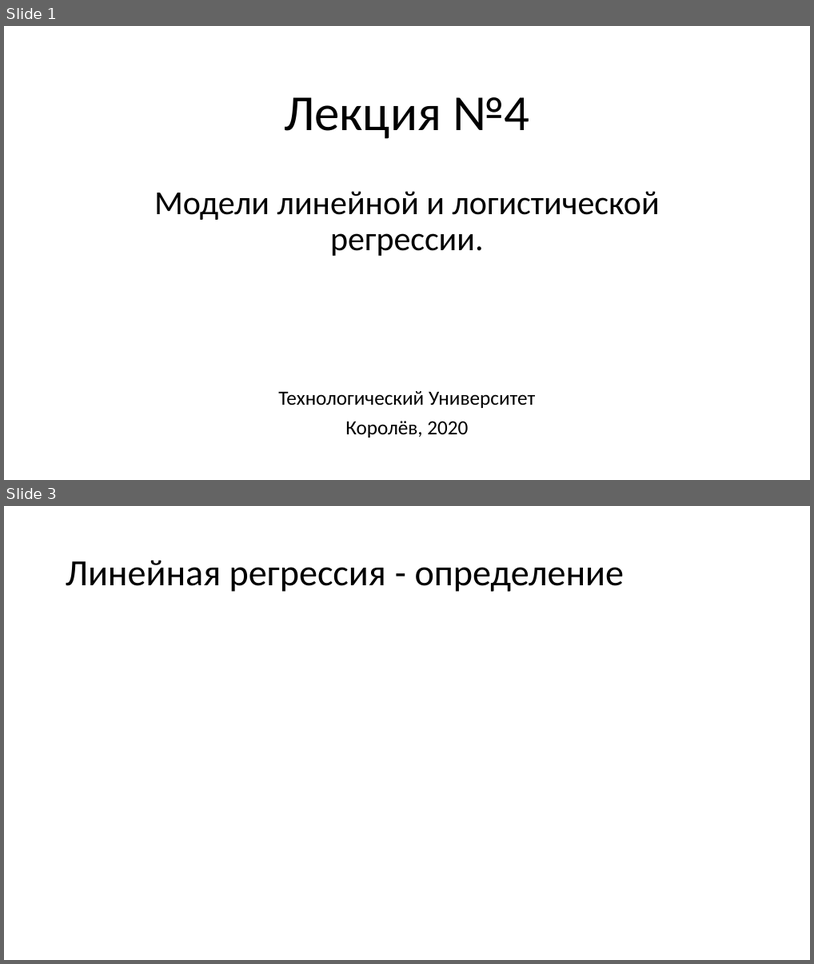
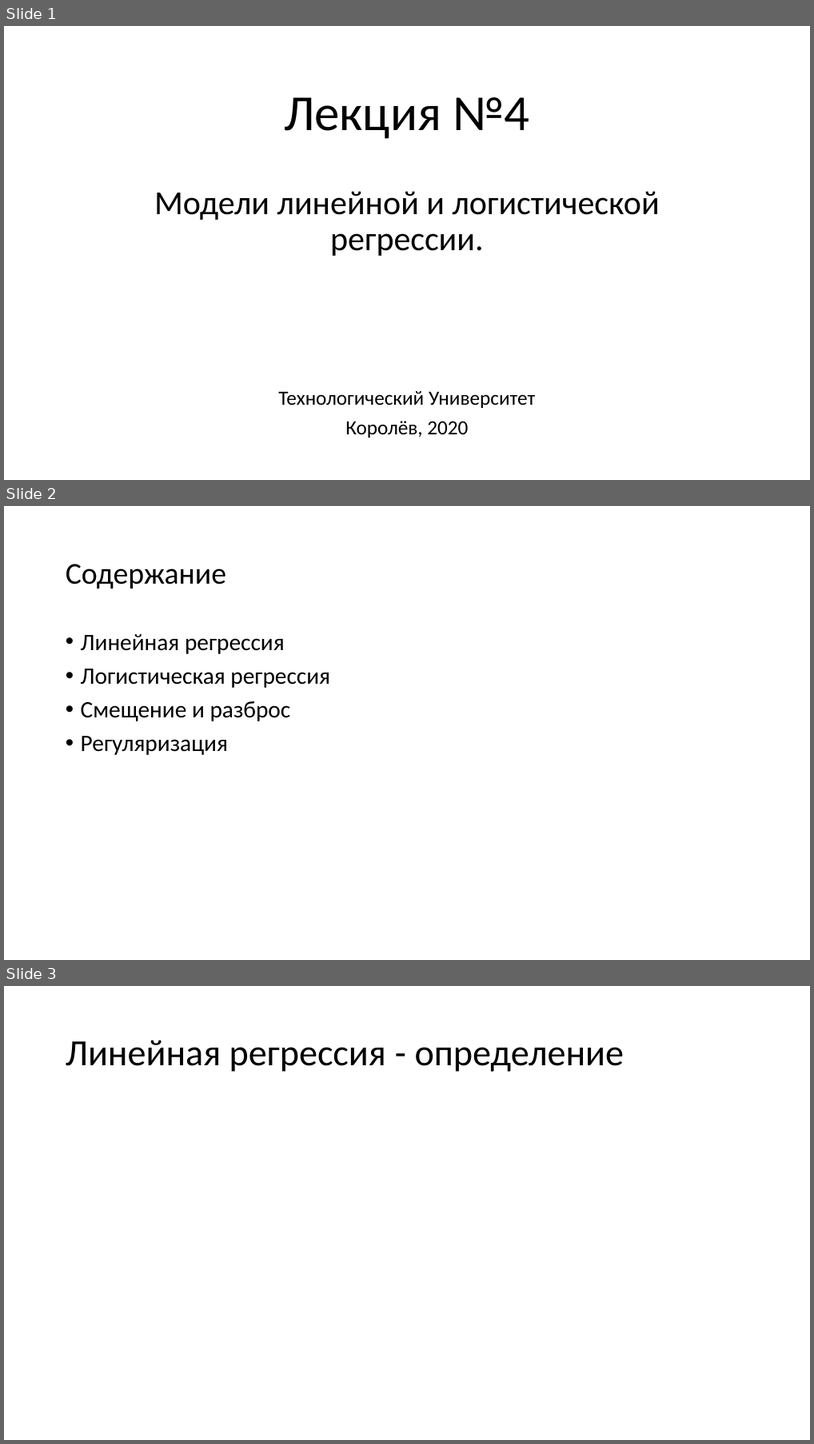
Before and after one commit to mosalov/AI_main_lectures, a slide deck: Лекция 4 21_10_2020.pptx. Shown one above the other, each under a label of ours: slides 1 and 3 before the commit, slides 1, 2 and 3 after it; the slides between them are not shown. The pictures are 814x964 and 814x1444 pixels, drawn with LibreOffice and Linux fonts; fonts in the diff are those of the drawing; grey boxes stand for pictures. Boxes give left, top, right and bottom in pixels: in the first picture for what was removed or moved away, otherwise in the second. Text is boxed around its words. In the diff, an @@ line names an element or a change of style, - is before the commit and + after.

```diff
--- a/Лекция 4 21_10_2020.pptx
+++ b/Лекция 4 21_10_2020.pptx
@@ slide 2 added at (x1=4, y1=506, x2=810, y2=960), background #FFFFFF @@
@@ title added at (x1=66, y1=564, x2=226, y2=589), 36 pt, text #000000 @@
+Содержание
@@ text added at (x1=81, y1=634, x2=330, y2=755), 28 pt, text #000000 @@
+• Линейная регрессия
+• Логистическая регрессия
+• Смещение и разброс
+• Регуляризация
```
Also in this commit, not shown: 2 slides changed, 12 other slides added, 1 slide removed, 2 other files.
